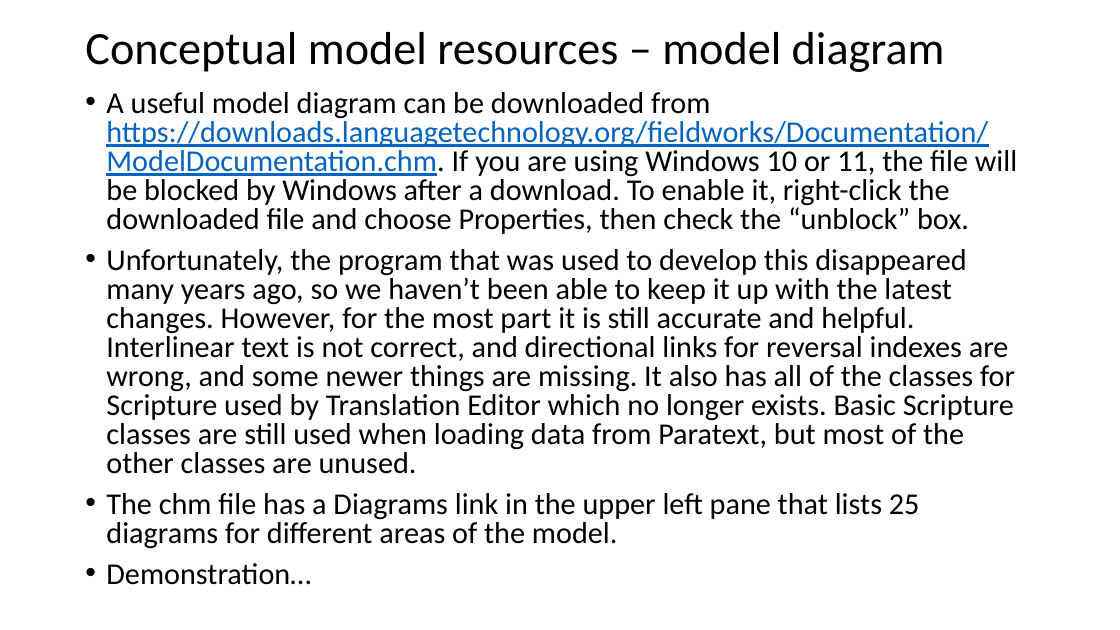
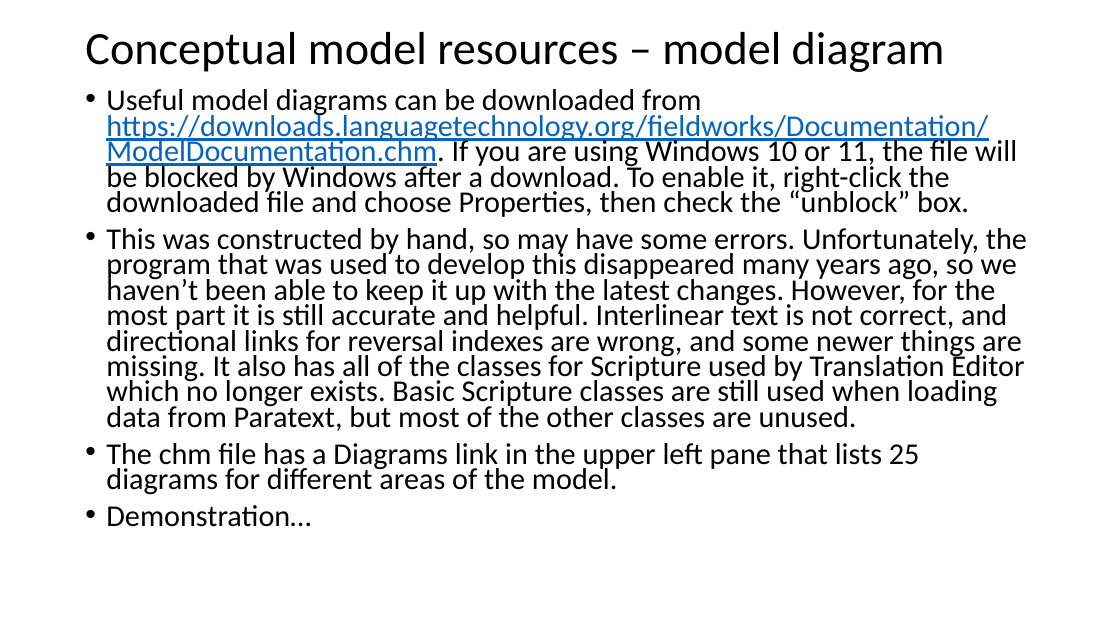
Before and after one commit to sillsdev/FwDocumentation, a slide deck: slide 53 of HelpResourcesSources/TechnicalNotes/FLEx 9.1 Conceptual Model-basic concepts and resources.pptx. Drawn at 1120x630 pixels with LibreOffice and Linux fonts; fonts in the diff are those of the drawing. Boxes give left, top, right and bottom in pixels: in the first picture for what was removed or moved away, otherwise in the second. Text is boxed around its words. In the diff, an @@ line names an element or a change of style, - is before the commit and + after.

Commit message:
Flex and Python conceptual model files
Added Python file and updates other files.

```diff
--- a/HelpResourcesSources/TechnicalNotes/FLEx 9.1 Conceptual Model-basic concepts and resources.pptx
+++ b/HelpResourcesSources/TechnicalNotes/FLEx 9.1 Conceptual Model-basic concepts and resources.pptx
@@ text at <box>106,89,1027,431</box>: text changed @@
-• A useful model diagram can be downloaded from https://downloads.languagetechnology.org/fieldworks/Documentation/ModelDocumentation.chm. If you are using Windows 10 or 11, the file will be blocked by Windows after a download. To enable it, right-click the downloaded file and choose Properties, then check the “unblock” box.
-• Unfortunately, the program that was used to develop this disappeared many years ago, so we haven’t been able to keep it up with the latest changes. However, for the most part it is still accurate and helpful. Interlinear text is not correct, and directional links for reversal indexes are wrong, and some newer things are missing. It also has all of the classes for Scripture used by Translation Editor which no longer exists. Basic Scripture classes are still used when loading data from Paratext, but most of the other classes are unused.
+• Useful model diagrams can be downloaded from https://downloads.languagetechnology.org/fieldworks/Documentation/ModelDocumentation.chm. If you are using Windows 10 or 11, the file will be blocked by Windows after a download. To enable it, right-click the downloaded file and choose Properties, then check the “unblock” box.
+• This was constructed by hand, so may have some errors. Unfortunately, the program that was used to develop this disappeared many years ago, so we haven’t been able to keep it up with the latest changes. However, for the most part it is still accurate and helpful. Interlinear text is not correct, and directional links for reversal indexes are wrong, and some newer things are missing. It also has all of the classes for Scripture used by Translation Editor which no longer exists. Basic Scripture classes are still used when loading data from Paratext, but most of the other classes are unused.
@@ text at <box>106,443,920,527</box>: line spacing 0.8 to 0.7 @@
```
Also in this commit, not shown: 23 other slides changed, 1 slide added, 3 other files.
